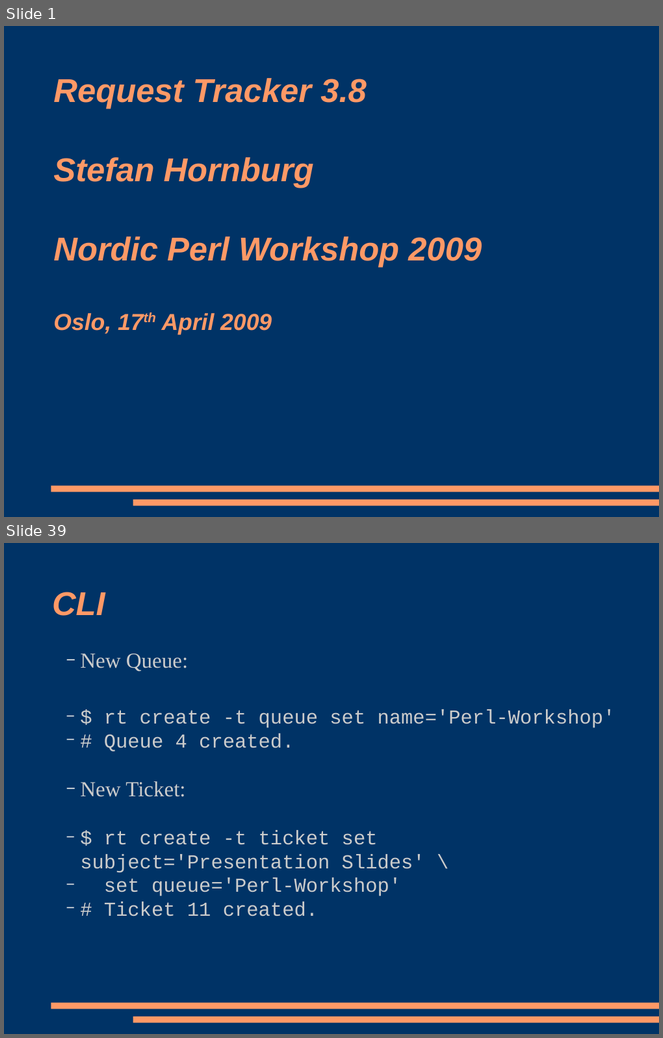
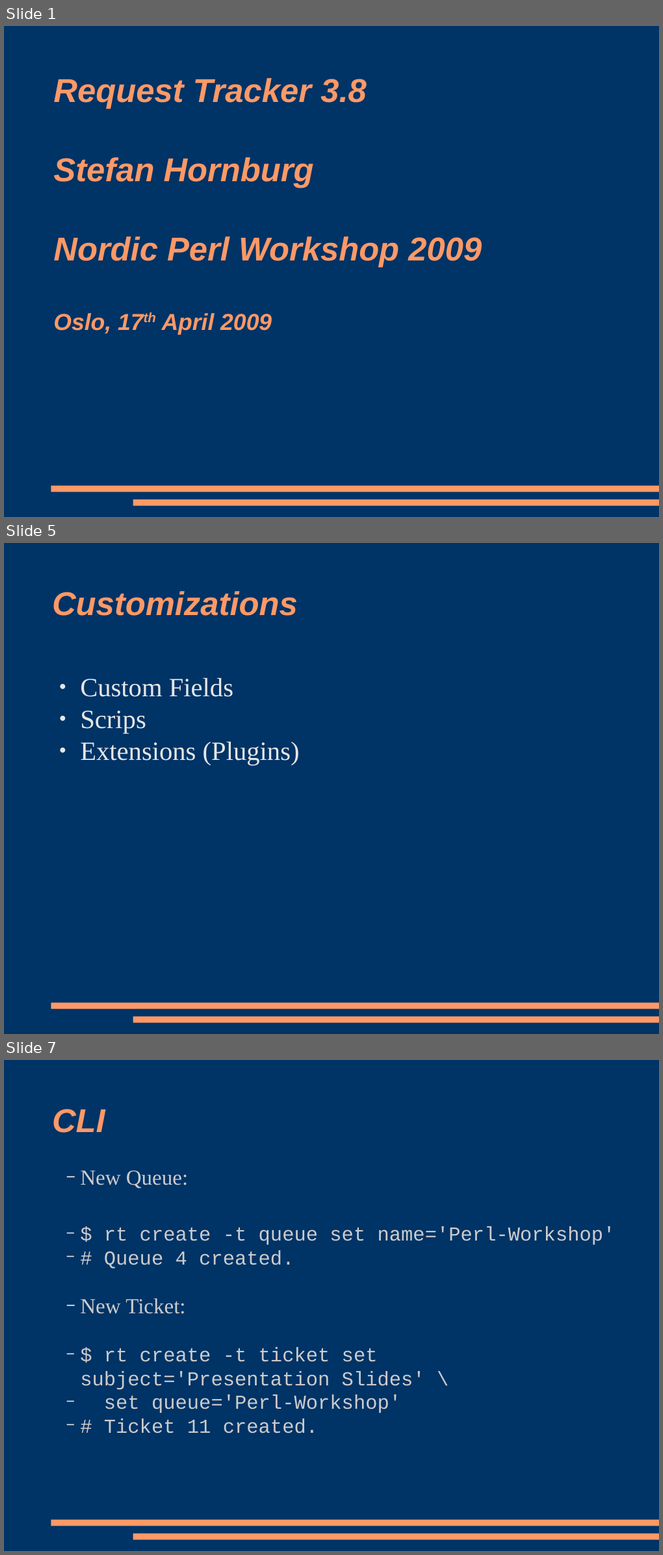
Before and after one commit to racke/Presentations, a slide deck: npw2009/rt38.odp. Shown one above the other, each under a label of ours: slides 1 and 39 before the commit, slides 1, 5 and 7 after it; the slides between them are not shown. The pictures are 663x1038 and 663x1555 pixels, drawn with LibreOffice and Linux fonts; fonts in the diff are those of the drawing. Boxes give left, top, right and bottom in pixels: in the first picture for what was removed or moved away, otherwise in the second. Text is boxed around its words. In the diff, an @@ line names an element or a change of style, - is before the commit and + after.

```diff
--- a/npw2009/rt38.odp
+++ b/npw2009/rt38.odp
@@ slide 5 added at bbox=[4, 543, 659, 1034], background #003366; not listed: 2 template elements that a slide beside it also shows @@
@@ title added at bbox=[52, 591, 298, 616], 40 pt, text #FF9966, bold, italic @@
+Customizations
@@ text added at bbox=[80, 678, 300, 765], 32 pt, text #E6E6E6 @@
+● Custom Fields
+● Scrips
+● Extensions (Plugins)
@@ what was slide 39 is now slide 7 @@
```
Also in this commit, not shown: 4 slides changed, 3 other slides added, 2 slides removed, 1 other file.
